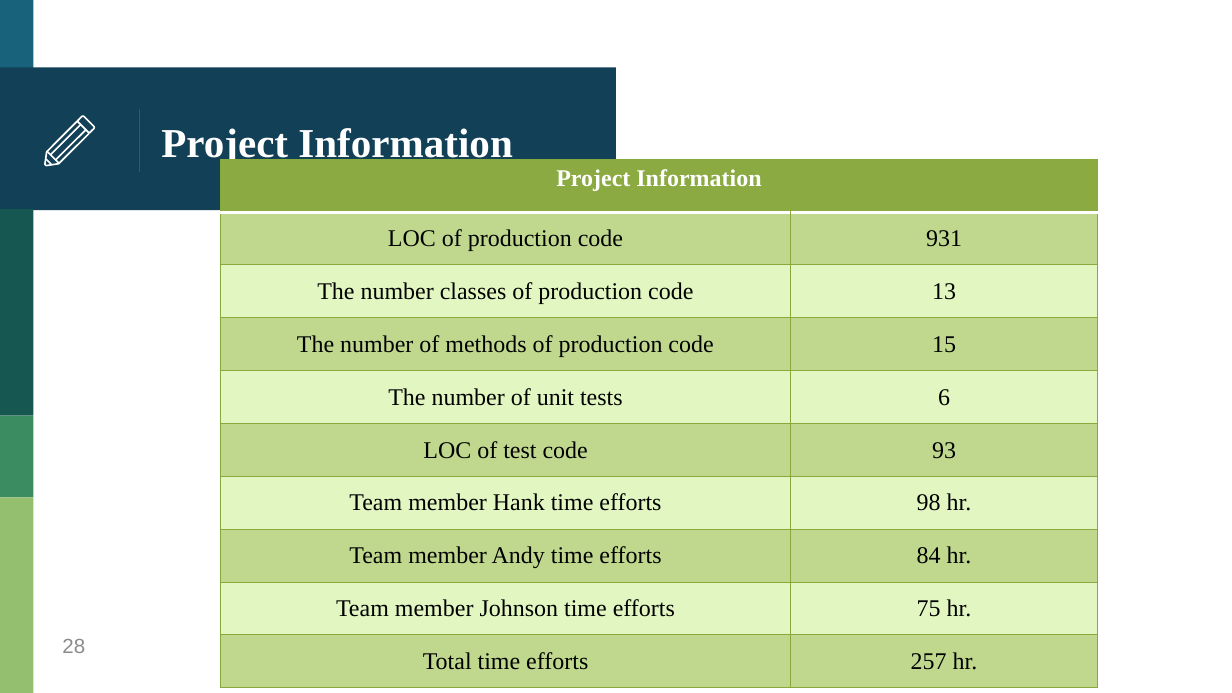
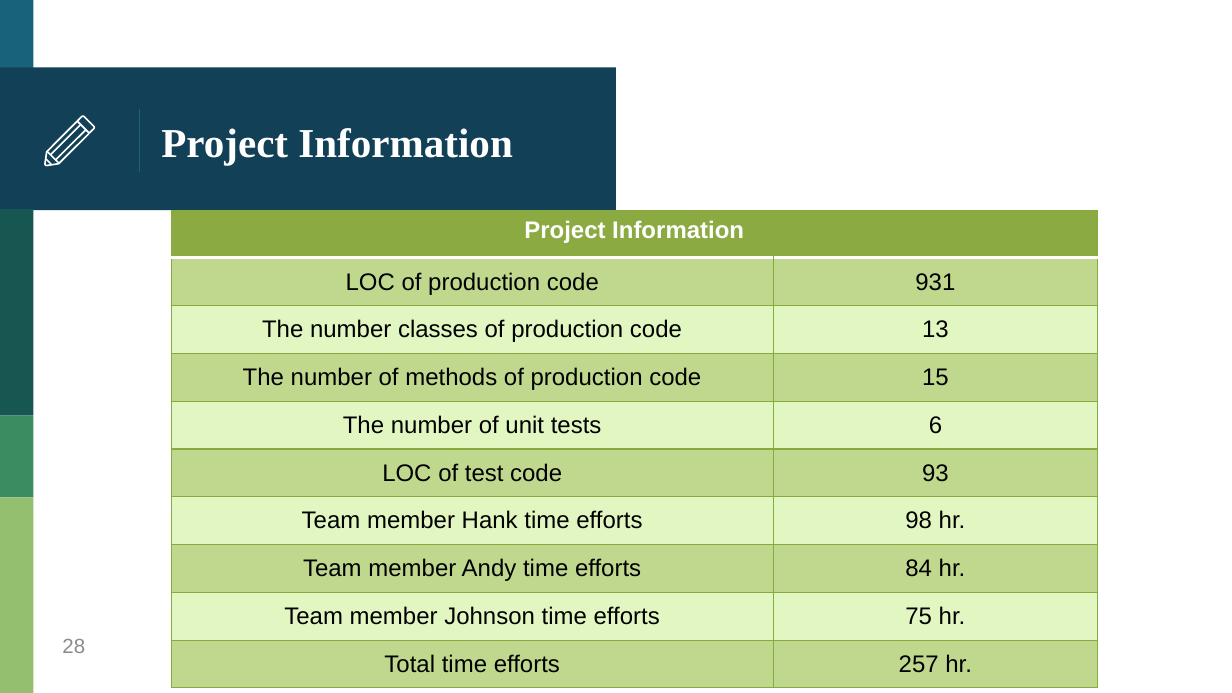
Before and after one commit to HankTwZhong/OOAD, a slide deck: slide 28 of OOAD_Midterm.pptx. Drawn at 1232x693 pixels with LibreOffice and Linux fonts; fonts in the diff are those of the drawing. Boxes give left, top, right and bottom in pixels: in the first picture for what was removed or moved away, otherwise in the second. Text is boxed around its words. In the diff, an @@ line names an element or a change of style, - is before the commit and + after.

```diff
--- a/OOAD_Midterm.pptx
+++ b/OOAD_Midterm.pptx
@@ table at bbox=[171, 211, 1098, 689] @@
@@ font Times New Roman to Arial @@
@@ table: place and size @@
-table at bbox=[221, 159, 1098, 687]
+table at bbox=[171, 211, 1098, 689]
```
Also in this commit, not shown: 10 other slides changed, 7 other files.
